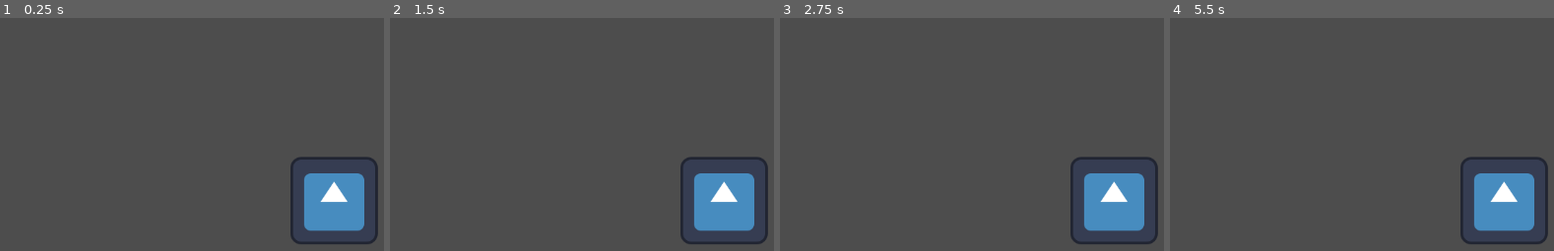
Above: before the commit, frames 1-4 (left to right).
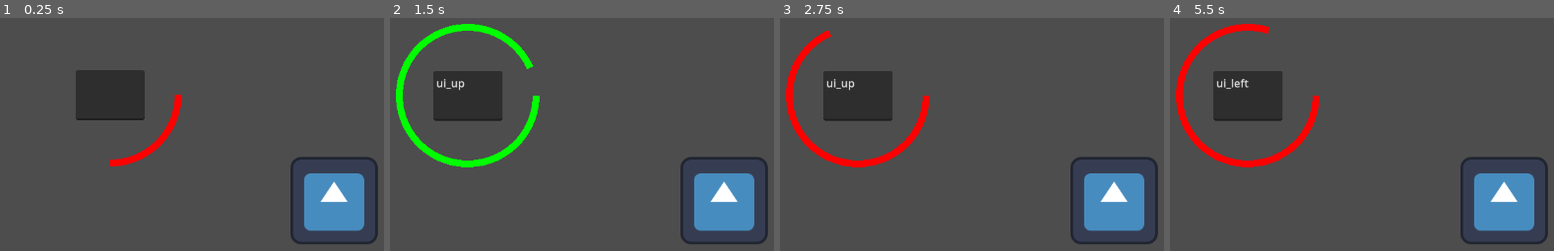
Above: after the commit, the same moments.

Repository: Mastoast/AntiCapitalism
Game: Godot game, scene res://scenes/test_scene.tscn
Same seed, same stepped clock (60 frames per second), same inputs: the game is played once before the commit and once after it. The engine's default icon, where the game draws it, is replaced by a stand-in: a white triangle on a blue panel in a dark square.
Inputs:
- Up to frame 1 (0.25 s): no input
- Up to frame 2 (1.5 s): tap Enter (ui_accept) at 0.5, 0.6, 0.77, 1.07, 1.35 s; hold Right (ui_right) 0.53-1.28 s; hold Down (ui_down) from 1.28 s (still down)
- Up to frame 3 (2.75 s): tap Enter (ui_accept) at 1.52, 1.82, 2.1 s; release Down (ui_down) at 2.03 s; hold Right (ui_right) from 2.03 s (still down)
- Up to frame 4 (5.5 s): release Right (ui_right) at 2.78 s; hold Up (ui_up) 2.78-3.53 s; tap Enter (ui_accept) at 2.85, 3.02, 3.32, 3.6, 3.77, 4.07, 4.35, 4.52, 4.82, 5.1 s; hold Left (ui_left) 3.53-5.03 s; hold Down (ui_down) from 5.03 s (still down)

The runs differ from the first frame. In frame 1, 4.7% of the frame differs, in the area x 19-48%, y 22-64%; in frame 2, 7.0%, in the area x 1-39%, y 2-65%; in frame 3, 6.2%; in frame 4, 6.6%.

Commit message:
Add QTE objects

Diff:
--- /dev/null
+++ b/objects/qte.tscn
@@ -0,0 +1,26 @@
+[gd_scene load_steps=3 format=3 uid="uid://vj64c86d5ydp"]
+
+[ext_resource type="Script" path="res://scripts/qte.gd" id="1_aenkx"]
+[ext_resource type="Texture2D" uid="uid://bdtt5ei4ix11l" path="res://sprites/icon.svg" id="2_8akbm"]
+
+[node name="qte" type="Node2D"]
+script = ExtResource("1_aenkx")
+
+[node name="Icon" type="Sprite2D" parent="."]
+visible = false
+rotation = -2.42426
+scale = Vector2(0.5, 0.5)
+texture = ExtResource("2_8akbm")
+
+[node name="TextEdit" type="TextEdit" parent="."]
+anchors_preset = 8
+anchor_left = 0.5
+anchor_top = 0.5
+anchor_right = 0.5
+anchor_bottom = 0.5
+offset_left = -50.5
+offset_top = -36.5
+offset_right = 50.5
+offset_bottom = 36.5
+grow_horizontal = 2
+grow_vertical = 2
--- a/scenes/test_scene.tscn
+++ b/scenes/test_scene.tscn
@@ -1,9 +1,15 @@
-[gd_scene load_steps=2 format=3 uid="uid://24cbebrminxu"]
+[gd_scene load_steps=4 format=3 uid="uid://24cbebrminxu"]
 
+[ext_resource type="Script" path="res://scripts/test_scene.gd" id="1_l0dtl"]
 [ext_resource type="Texture2D" uid="uid://bdtt5ei4ix11l" path="res://sprites/icon.svg" id="1_nrvnb"]
+[ext_resource type="PackedScene" uid="uid://vj64c86d5ydp" path="res://objects/qte.tscn" id="2_c5b56"]
 
 [node name="test_scene" type="Node2D"]
+script = ExtResource("1_l0dtl")
 
 [node name="Icon" type="Sprite2D" parent="."]
 position = Vector2(575, 354)
 texture = ExtResource("1_nrvnb")
+
+[node name="qte" parent="." instance=ExtResource("2_c5b56")]
+position = Vector2(247, 199)
--- /dev/null
+++ b/scripts/qte.gd
@@ -0,0 +1,53 @@
+extends Node2D
+
+@export var radius := 100.0
+@export var max_point_count := 80
+@export var arc_width := 10
+@export var arc_color := Color.RED
+@export var max_input_delay := 0.1
+var counter = 0.0
+var timer := 1.0
+var expected_input := "ui_accept"
+
+func init(timer:float = timer, input:String = expected_input):
+	self.timer = timer
+	self.expected_input = input
+	$TextEdit.text = input
+
+func _ready():
+	pass
+
+func _process(delta):
+	if counter > timer + max_input_delay:
+		self.fail()
+	counter += delta
+	if is_input_valid():
+		arc_color = Color.GREEN
+	else:
+		arc_color = Color.RED
+	queue_redraw()
+
+func _draw():
+	var qte_ratio = 1 - counter / timer
+	var angle = 2 * PI - (qte_ratio * PI * 2)
+	var point_count = max_point_count - (qte_ratio * max_point_count)
+	draw_arc( self.global_position - self.position, radius, 0.0,
+		angle, point_count, arc_color, arc_width, false)
+
+func is_input_valid():
+	return absf(timer - counter) < max_input_delay
+
+func _input(event):
+	if event.is_action_pressed(expected_input):
+		if is_input_valid():
+			succeed()
+		else:
+			fail()
+
+func fail():
+	print("FAIL")
+	queue_free()
+
+func succeed():
+	print("OK")
+	queue_free()
--- /dev/null
+++ b/scripts/test_scene.gd
@@ -0,0 +1,17 @@
+extends Node2D
+
+const qte := preload("res://objects/qte.tscn")
+var inputs = ["ui_left", "ui_right", "ui_up", "ui_down"]
+
+func _ready():
+	pass
+
+func _process(delta):
+	if get_child_count() < 2:
+		spawn_qte(1.0, Vector2(200, 200))
+
+func spawn_qte(timer, position):
+	var new_qte = qte.instantiate()
+	new_qte.init(timer, inputs.pick_random())
+	new_qte.position = position
+	add_child(new_qte)
